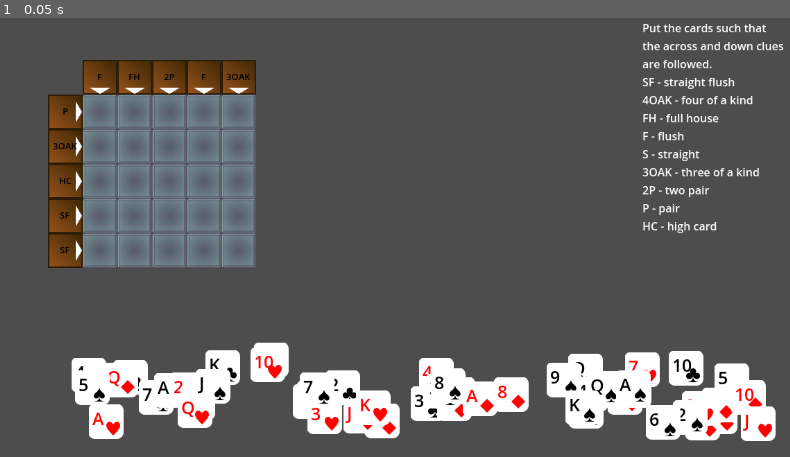
Above: before the commit, frame 1.
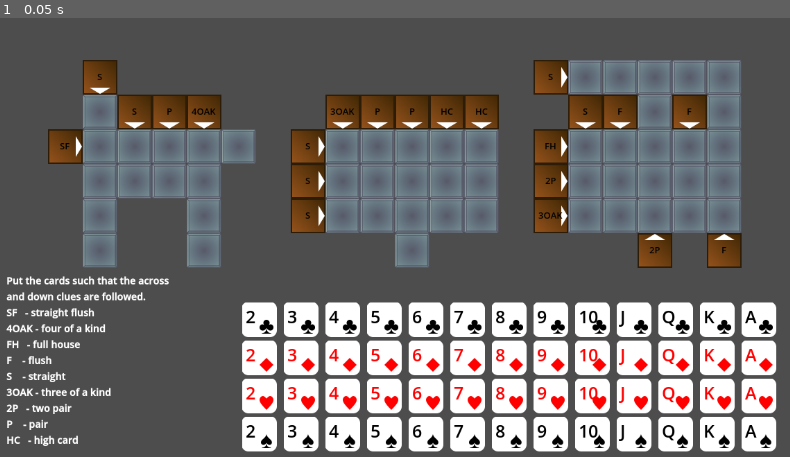
Above: after the commit, the same moment.

Repository: emtu5/poker-sudoku
Game: Godot game, scene res://level.tscn
Two runs of this game, one before a commit and one after it. Both use one fixed random seed, a clock stepped at 60 frames per second and the inputs below.
Inputs:
- Up to frame 1 (0.05 s): no input

The runs differ from the first frame. In frame 1, 45% of the frame differs, in the area x 0-100%, y 1-99%.

Commit message:
loading custom board

Diff:
--- a/level.tscn
+++ b/level.tscn
@@ -1,24 +1,60 @@
-[gd_scene load_steps=2 format=3 uid="uid://bjqageed6v4fi"]
+[gd_scene load_steps=7 format=3 uid="uid://bjqageed6v4fi"]
 
 [ext_resource type="Script" uid="uid://bx1qlqc0aug4c" path="res://scripts/level.gd" id="1_u52ul"]
+[ext_resource type="Texture2D" uid="uid://c10tj0di0mdxn" path="res://assets/felt.png" id="2_vonw3"]
+
+[sub_resource type="SystemFont" id="SystemFont_u52ul"]
+font_names = PackedStringArray("Consolas")
+
+[sub_resource type="FontVariation" id="FontVariation_vonw3"]
+base_font = SubResource("SystemFont_u52ul")
+variation_embolden = 0.66
+
+[sub_resource type="SystemFont" id="SystemFont_vonw3"]
+font_names = PackedStringArray("Consolas")
+
+[sub_resource type="FontVariation" id="FontVariation_oi3di"]
+base_font = SubResource("SystemFont_vonw3")
 
 [node name="Level" type="Node2D"]
 script = ExtResource("1_u52ul")
 
+[node name="TextureRect" type="TextureRect" parent="."]
+offset_right = 40.0
+offset_bottom = 40.0
+texture = ExtResource("2_vonw3")
+
 [node name="Label" type="Label" parent="."]
-offset_left = 932.0
-offset_top = 17.0
-offset_right = 972.0
-offset_bottom = 40.0
-text = "Put the cards such that
-the across and down clues
-are followed.
-SF - straight flush
+offset_left = 15.0
+offset_top = 384.0
+offset_right = 353.0
+offset_bottom = 601.0
+theme_override_fonts/font = SubResource("FontVariation_vonw3")
+theme_override_font_sizes/font_size = 14
+text = "Put the cards such that the across
+and down clues are followed.
+SF   - straight flush
 4OAK - four of a kind
-FH - full house
-F - flush
-S - straight
+FH   - full house
+F    - flush
+S    - straight
 3OAK - three of a kind
-2P - two pair
-P - pair
-HC - high card"
+2P   - two pair
+P    - pair
+HC   - high card"
+
+[node name="Complete" type="Label" parent="."]
+visible = false
+offset_left = 419.0
+offset_top = 26.0
+offset_right = 736.0
+offset_bottom = 91.0
+theme_override_colors/font_color = Color(0, 0.635294, 0, 1)
+theme_override_colors/font_shadow_color = Color(0, 0, 0, 1)
+theme_override_colors/font_outline_color = Color(1, 1, 1, 1)
+theme_override_constants/shadow_offset_x = 3
+theme_override_constants/shadow_offset_y = 3
+theme_override_constants/outline_size = 9
+theme_override_fonts/font = SubResource("FontVariation_oi3di")
+theme_override_font_sizes/font_size = 64
+text = "Complete!"
--- a/scripts/level.gd
+++ b/scripts/level.gd
@@ -5,26 +5,30 @@
 const TILE: PackedScene = preload("res://card_tile.tscn")
 const HAND_LOGIC = preload("res://scripts/hand_logic.gd")
 var card_held: Node
-var all_cards: Array
-var all_tiles: Array
-var layout = [".vvvvv", ">#####", ">#####", ">#####", ">#####", ">#####",]
+var layout: Array
+var all_hands: Array
 var width = 6
 var height = 6
-var board = []
+var board: Array = []
 var board_offset = Vector2(100, 100)
+var card_offset = Vector2(380, 450)
 
 func _ready() -> void:
+	load_level()
 	for i in height:
 		board.append([])
 		for j in width:
 			board[i].append(null)
+	var current_clue = 0
 	for i in height:
 		for j in width:
 			match layout[i][j]:
 				"v", ">", "^", "<":
 					var clue = CLUE.instantiate()
 					clue.position = board_offset + Vector2(50 * j, 50 * i)
-					clue.hand_type = HAND_LOGIC.HAND_LIST.pick_random()
+					#clue.hand_type = HAND_LOGIC.HAND_LIST.pick_random()
+					clue.hand_type = all_hands[current_clue]
+					current_clue += 1
 					var directions = {
 						"v": "down",
 						">": "right",
@@ -39,48 +43,48 @@
 					tile.position = board_offset + Vector2(50 * j, 50 * i)
 					tile.connect("request_card", give_card_to_tile)
 					tile.connect("released_on", move_card_to_the_bottom)
-					all_tiles.append(tile)
 					board[i][j] = tile
 					add_child(tile)
-	for s in HAND_LOGIC.SUITS:
-		for v in HAND_LOGIC.VALUES:
+	for i in len(HAND_LOGIC.SUITS):
+		for j in len(HAND_LOGIC.VALUES):
 			var card = CARD.instantiate()
-			card.suit = s
-			card.value = v
-			card.position = Vector2(randi_range(100, 1100), randi_range(500, 600))
+			card.suit = HAND_LOGIC.SUITS[i]
+			card.value = HAND_LOGIC.VALUES[j]
+			card.position = card_offset + Vector2(60 * j, 55 * i)
 			card.connect("clicked_on", move_card_to_the_top)
 			card.connect("released", release_card)
-			all_cards.append(card)
 			add_child(card)
+	#check_clues()
 
 func _process(delta: float) -> void:
 	check_clues()
-	#print(card_held)
-	if Input.is_action_just_pressed("ui_click"):
-		print_board()
 
 func move_card_to_the_top(card: Node) -> void:
 	if card_held == null:
 		card_held = card
 		move_child(card, -1)
 
+func move_card_to_the_bottom(card: Node) -> void:
+	move_child(card, 1)
+
 func release_card() -> void:
 	card_held = null
-
-func move_card_to_the_bottom(card: Node) -> void:
-	move_child(card, 0)
 
 func give_card_to_tile(tile: Node) -> void:
 	tile.card_held = card_held
 	card_held = null
 
 func check_clues() -> void:
+	var finished = true
 	for i in height:
 		for j in width:
 			if layout[i][j] in ["v", ">", "^", "<"]:
-				check_clue(i, j)
+				if not check_clue(i, j):
+					finished = false
+	var complete_node = $Complete
+	complete_node.visible = finished
 
-func check_clue(i: int, j: int):
+func check_clue(i: int, j: int) -> bool:
 	var directions = {
 		"v": Vector2(1, 0),
 		">": Vector2(0, 1),
@@ -95,7 +99,7 @@
 		and layout[current.x][current.y] == "#":
 		if not board[current.x][current.y].card_held:
 			board[i][j].solved = "incomplete"
-			return
+			return false
 		card_list.append(board[current.x][current.y].card_held)
 		current += directions[layout[i][j]]
 	var counts = HAND_LOGIC.card_counts(card_list)
@@ -104,8 +108,9 @@
 		board[i][j].solved = "correct"
 	else:
 		board[i][j].solved = "wrong"
+	return final_hand == board[i][j].hand_type
 
-func print_board():
+func print_board() -> void:
 	for i in height:
 		for j in width:
 			if layout[i][j] == "#":
@@ -114,3 +119,18 @@
 				else:
 					print("X-X")
 		print()
+
+func load_level() -> void:
+	var level_file = FileAccess.open("res://board.txt", FileAccess.READ)
+	var level_data = level_file.get_as_text().split("\n")
+	var current_line = 0
+	while level_data[current_line]:
+		layout.append(level_data[current_line])
+		current_line += 1
+	width = len(layout[0])
+	height = current_line
+	#print(width, height)
+	current_line += 1
+	while current_line < len(level_data):
+		all_hands.append(level_data[current_line])
+		current_line += 1
Not shown, added: board.txt
